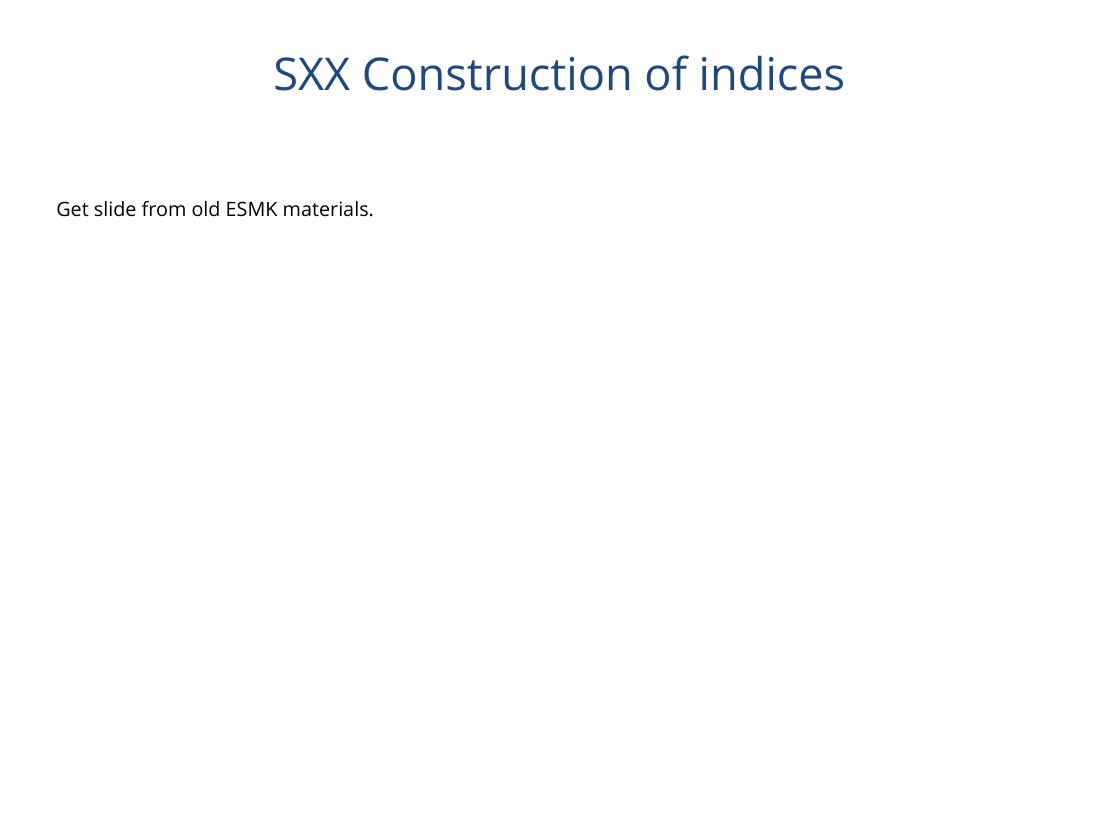
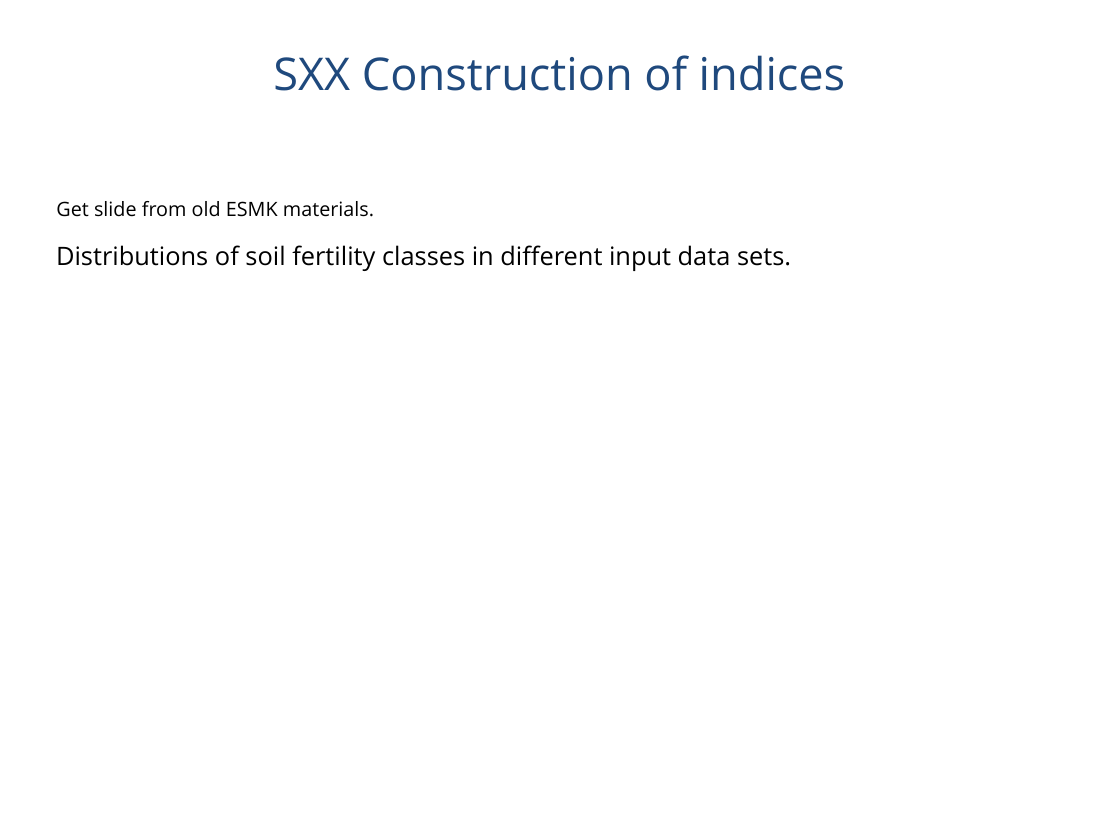
Before and after one commit to jlehtoma/validityms, a slide deck: slide 18 of reports/validity_ms_outline.ppt (slide 17 before the commit). Drawn at 1120x840 pixels with LibreOffice and Linux fonts; fonts in the diff are those of the drawing. Boxes give left, top, right and bottom in pixels: in the first picture for what was removed or moved away, otherwise in the second. Text is boxed around its words. In the diff, an @@ line names an element or a change of style, - is before the commit and + after.

```diff
--- a/reports/validity_ms_outline.ppt
+++ b/reports/validity_ms_outline.ppt
@@ text at (x1=56, y1=245, x2=791, y2=271): paragraph added @@
+Distributions of soil fertility classes in different input data sets.
```
Also in this commit, not shown: 25 other slides changed, 6 slides added, 7 slides removed.
